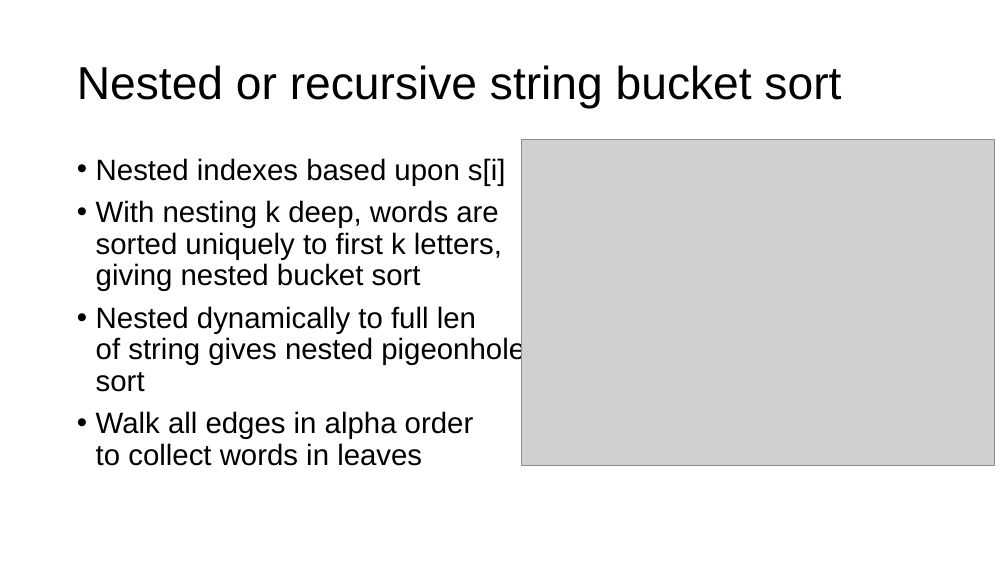
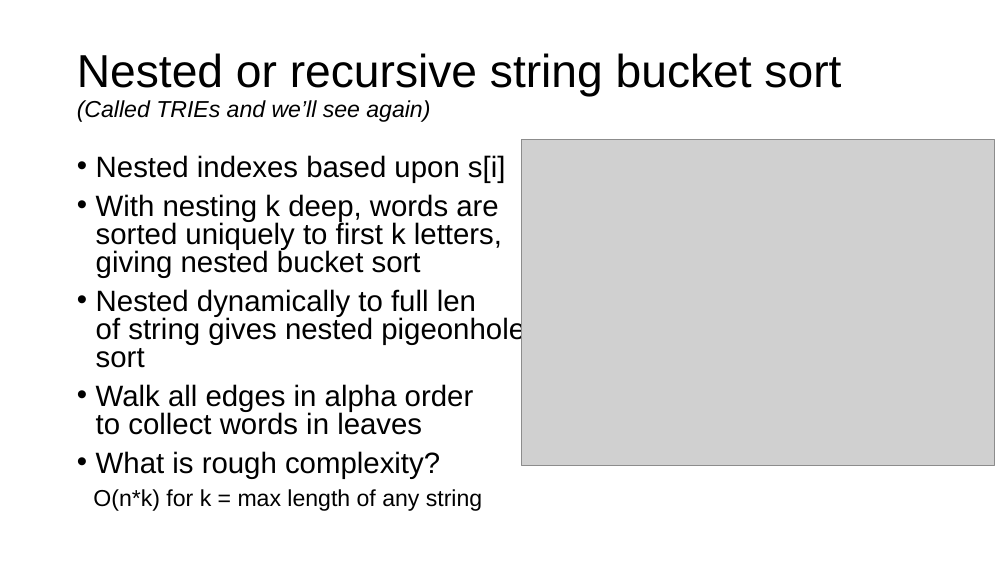
Before and after one commit to parrt/msds689, a slide deck: slide 18 of notes/sorting.pptx (slide 16 before the commit). Drawn at 1008x567 pixels with LibreOffice and Linux fonts; fonts in the diff are those of the drawing; grey boxes stand for pictures; background and template pictures are left out. Boxes give left, top, right and bottom in pixels: in the first picture for what was removed or moved away, otherwise in the second. Text is boxed around its words. In the diff, an @@ line names an element or a change of style, - is before the commit and + after.

```diff
--- a/notes/sorting.pptx
+++ b/notes/sorting.pptx
@@ title at bbox=[77, 53, 841, 122]: text changed @@
-Nested or recursive string bucket sort
+Nested or recursive string bucket sort
+(Called TRIEs and we’ll see again)
@@ text at bbox=[96, 155, 525, 435]: line spacing 0.9 to 0.8 @@
@@ text at bbox=[96, 451, 440, 479]: paragraph added @@
+• What is rough complexity?
@@ text added at bbox=[93, 489, 482, 511], 22 pt, text #000000 @@
+O(n*k) for k = max length of any string
```
Also in this commit, not shown: 9 other slides changed, 3 slides added, 8 other files.
